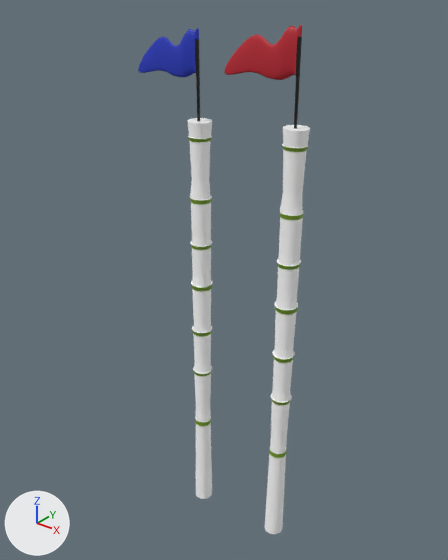
The glTF model game/environment/minigames/palo_sebo/palosebo.glb, before and after one commit.
Both versions are drawn from a 50 mm camera at (12.09, -14.39, 18.09) aimed at (0.67, -0.11, 9.24). Arrows for +X, +Y and +Z are at lower left; the lights stay in place. Where no turn or scale is listed for an object, it has been applied to the vertices.

The older version as bpy lines, for what is in view:
```python
mat_body = principled_material('body')
mat_body.base_color = (1.0, 1.0, 1.0)  # white #ffffff
mat_body.metallic = 1.0
mat_body.roughness = 1.0
mat_body_001 = principled_material('body.001')
mat_body_001.base_color = (1.0, 1.0, 1.0)  # white #ffffff
mat_body_001.metallic = 1.0
mat_body_001.roughness = 1.0
me_cylinder = bpy.data.meshes.new('Cylinder')
me_cylinder.from_pydata(...)  # 1737 vertices, 3468 faces; spans x -2.2..0.5, y -0.4..0.3, z -7.3..9.7
# faces by material slot: [1878, 448, 808, 334]
me_cylinder.materials.append(mat_body)  # white #ffffff
me_cylinder.materials.append(mat_b2)  # green #739915
me_cylinder.materials.append(mat_flag)  # blue #2339be
me_cylinder.materials.append(mat_flag_stand)  # black #0c0c0c
me_cylinder_001 = bpy.data.meshes.new('Cylinder.001')
me_cylinder_001.from_pydata(...)  # 1737 vertices, 3468 faces; spans x -2.2..0.5, y -0.4..0.3, z -7.3..9.7
# faces by material slot: [1878, 448, 808, 334]
me_cylinder_001.materials.append(mat_body_001)  # white #ffffff
me_cylinder_001.materials.append(mat_b2_001)  # green #739915
me_cylinder_001.materials.append(mat_flag_001)  # red #be2331
me_cylinder_001.materials.append(mat_flag_stand_001)  # black #0c0c0c
ob_bamboo_blue = bpy.data.objects.new('bamboo blue', me_cylinder)
ob_bamboo_blue.location = (0.02, -0.56, 7.19)
ob_bamboo_red = bpy.data.objects.new('bamboo red', me_cylinder_001)
ob_bamboo_red.location = (3.22, -0.41, 7.38)
```
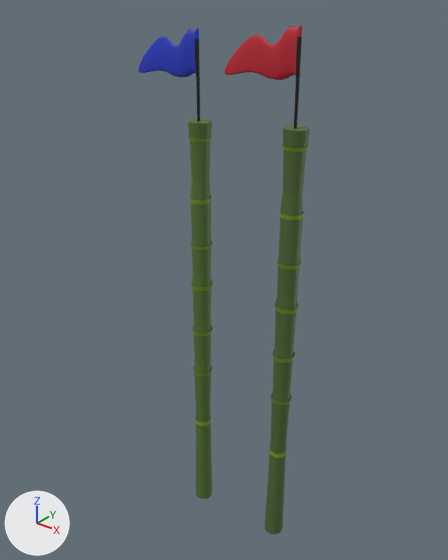
Changed parts and their boxes [x1, y1, x2, y2] in the pictures (448 x 560 px):
'bamboo red', recoloured, surface changed (white to green): [265, 121, 310, 534] in both
'bamboo blue', recoloured, surface changed (white to green): [188, 115, 213, 499] in both

The change, as a list of edits to the scene's bpy script:
```text
Change mat_body:
    mat_body.metallic: 1.0 -> 0.0
    mat_body.roughness: 1.0 -> 0.5
    mat_body.base_color: (1.0, 1.0, 1.0) -> (0.0844, 0.168, 0.032)  # white #ffffff -> dark green #527232
Change mat_body_001:
    mat_body_001.metallic: 1.0 -> 0.0
    mat_body_001.roughness: 1.0 -> 0.5
    mat_body_001.base_color: (1.0, 1.0, 1.0) -> (0.0776, 0.142, 0.0343)  # white #ffffff -> dark green #4f6934
```
